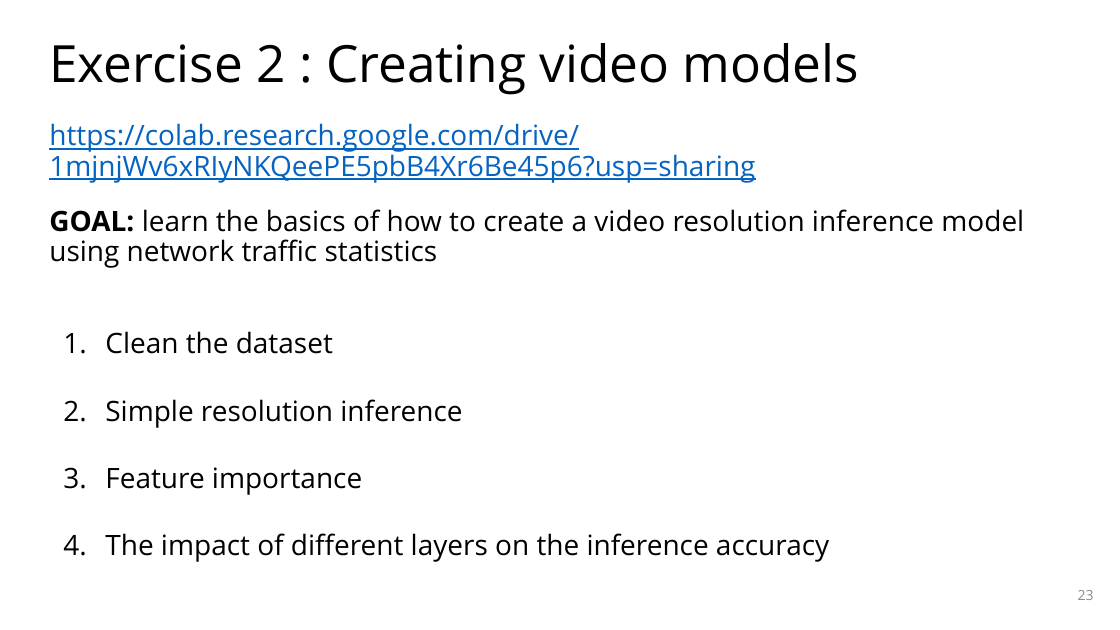
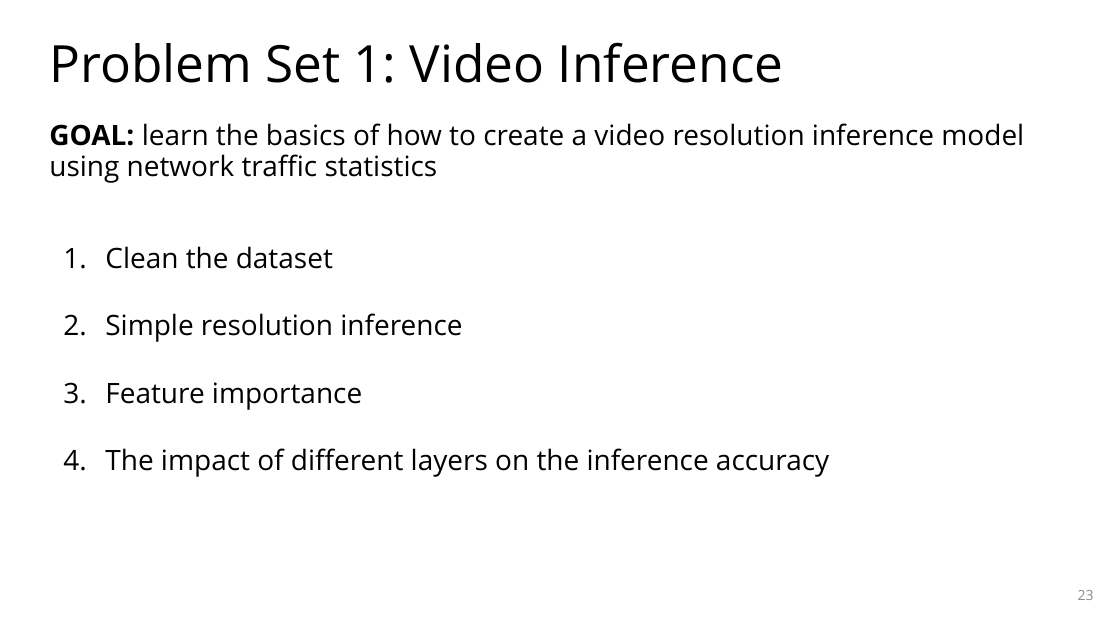
Before and after one commit to noise-lab/ml-systems, a slide deck: slide 23 of docs/slides/3-performance.pptx. Drawn at 1120x630 pixels with LibreOffice and Linux fonts; fonts in the diff are those of the drawing. Boxes give left, top, right and bottom in pixels: in the first picture for what was removed or moved away, otherwise in the second. Text is boxed around its words. In the diff, an @@ line names an element or a change of style, - is before the commit and + after.

```diff
--- a/docs/slides/3-performance.pptx
+++ b/docs/slides/3-performance.pptx
@@ title at [49,42,783,83]: text changed @@
-Exercise 2 : Creating video models
+Problem Set 1: Video Inference
@@ text at [49,123,755,183]: paragraph removed @@
-https://colab.research.google.com/drive/1mjnjWv6xRIyNKQeePE5pbB4Xr6Be45p6?usp=sharing
```
Also in this commit, not shown: 1 other slide changed, 1 other file.
